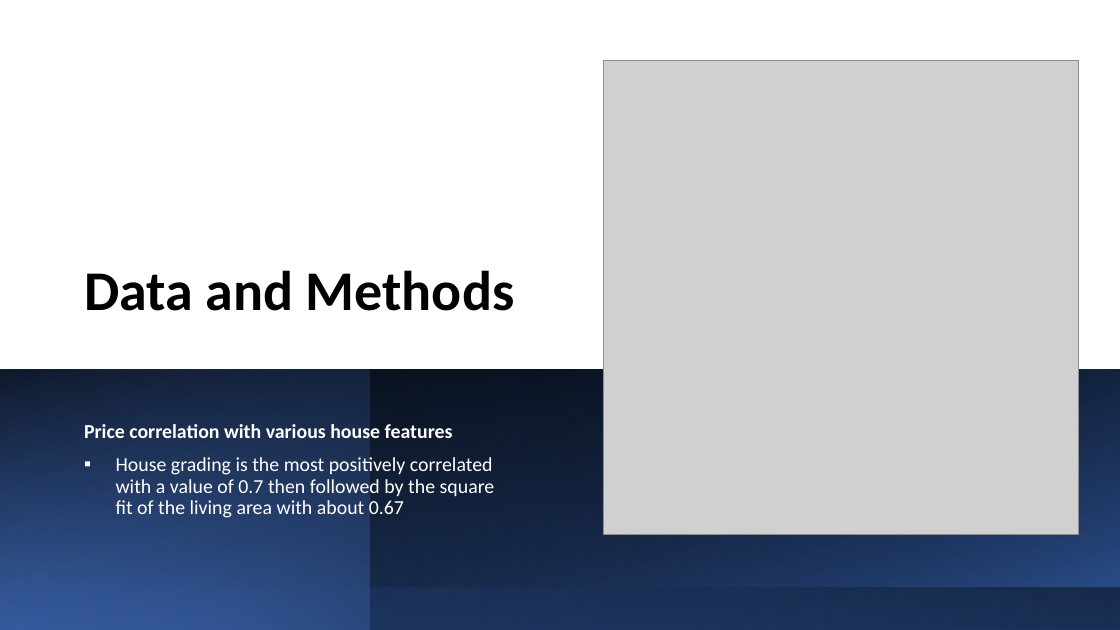
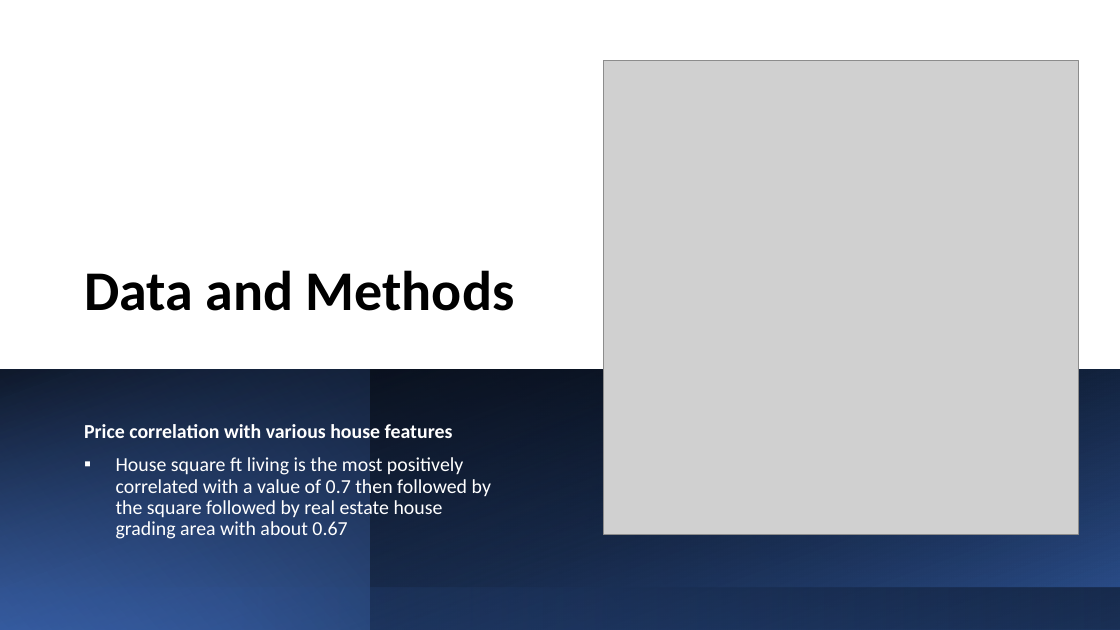
Before and after one commit to penina26/dsc-phase-2-project, a slide deck: slide 5 of Analysis of House Sales.pptx. Drawn at 1120x630 pixels with LibreOffice and Linux fonts; fonts in the diff are those of the drawing; grey boxes stand for pictures. Boxes give left, top, right and bottom in pixels: in the first picture for what was removed or moved away, otherwise in the second. Text is boxed around its words. In the diff, an @@ line names an element or a change of style, - is before the commit and + after.

```diff
--- a/Analysis of House Sales.pptx
+++ b/Analysis of House Sales.pptx
@@ subtitle at box(116, 457, 491, 539): text changed @@
-▪ House grading is the most positively correlated with a value of 0.7 then followed by the square fit of the living area with about 0.67
+▪ House square ft living is the most positively correlated with a value of 0.7 then followed by the square followed by real estate house grading area with about 0.67
```
Also in this commit, not shown: 1 other slide changed, 5 other files.
